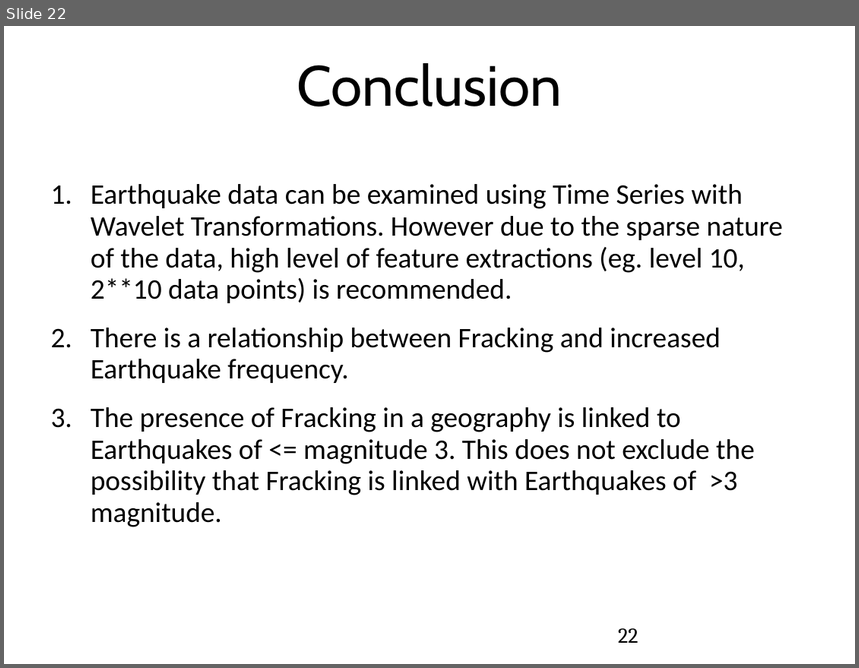
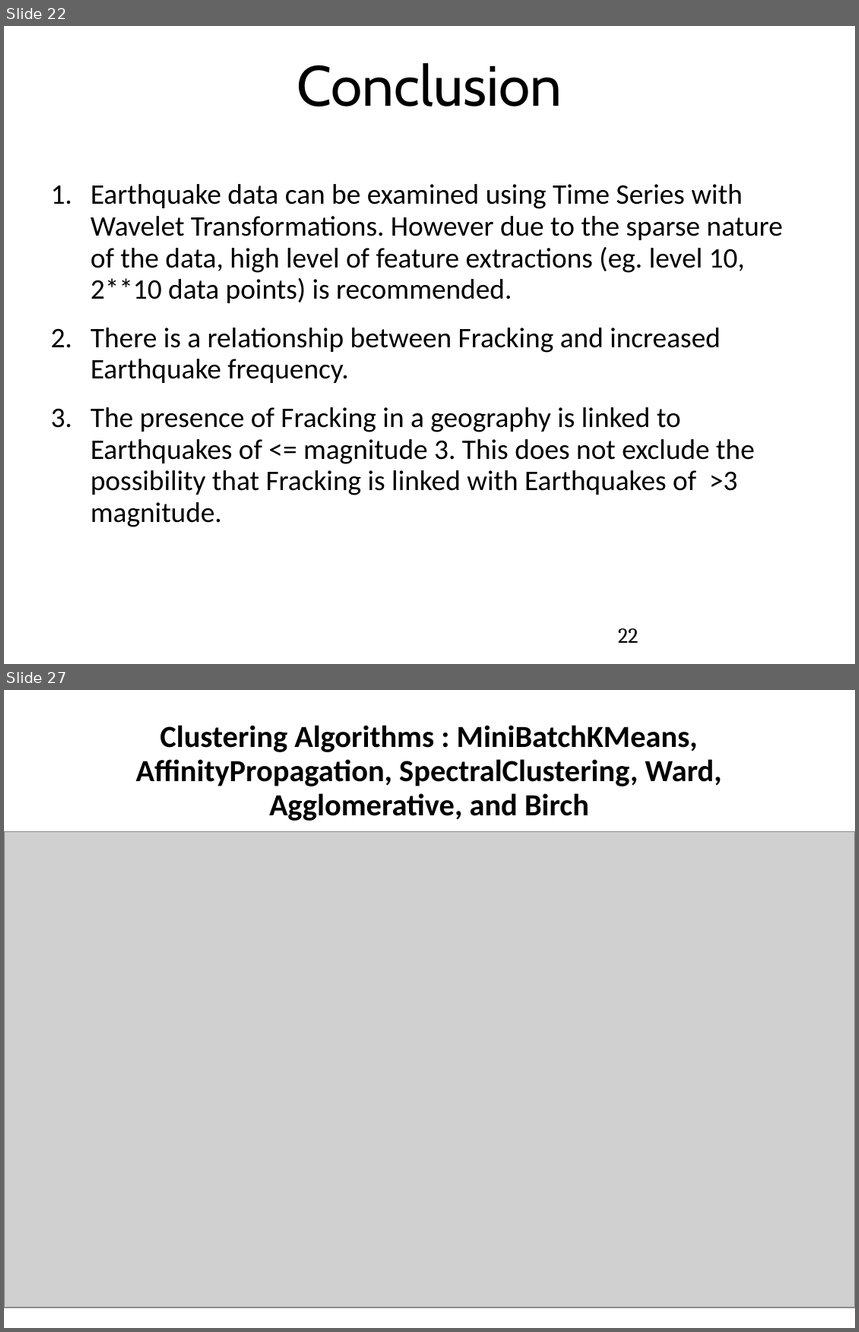
Before and after one commit to SsureyMoon/Ucsc-clustering, a slide deck: presentation/Final- WaveletBasedClusteringOfTimeSeries 3.pptx. Shown one above the other, each under a label of ours: slide 22 before the commit, slides 22 and 27 after it; the slides between them are not shown. The pictures are 859x668 and 859x1332 pixels, drawn with LibreOffice and Linux fonts; fonts in the diff are those of the drawing; grey boxes stand for pictures. Boxes give left, top, right and bottom in pixels: in the first picture for what was removed or moved away, otherwise in the second. Text is boxed around its words. In the diff, an @@ line names an element or a change of style, - is before the commit and + after.

Commit message:
FOREX slides 23-27 (more complete work) and a few FOREX graph files

```diff
--- a/presentation/Final- WaveletBasedClusteringOfTimeSeries 3.pptx
+++ b/presentation/Final- WaveletBasedClusteringOfTimeSeries 3.pptx
@@ slide 27 added at (4,690,855,1328), background #FFFFFF @@
@@ title added at (136,725,722,821), 26 pt, text #000000, bold @@
+Clustering Algorithms : MiniBatchKMeans, AffinityPropagation, SpectralClustering, Ward, Agglomerative, and Birch
@@ picture added at (4,832,855,1308) @@
```
Also in this commit, not shown: 1 slide changed, 3 other slides added, 4 other files.
